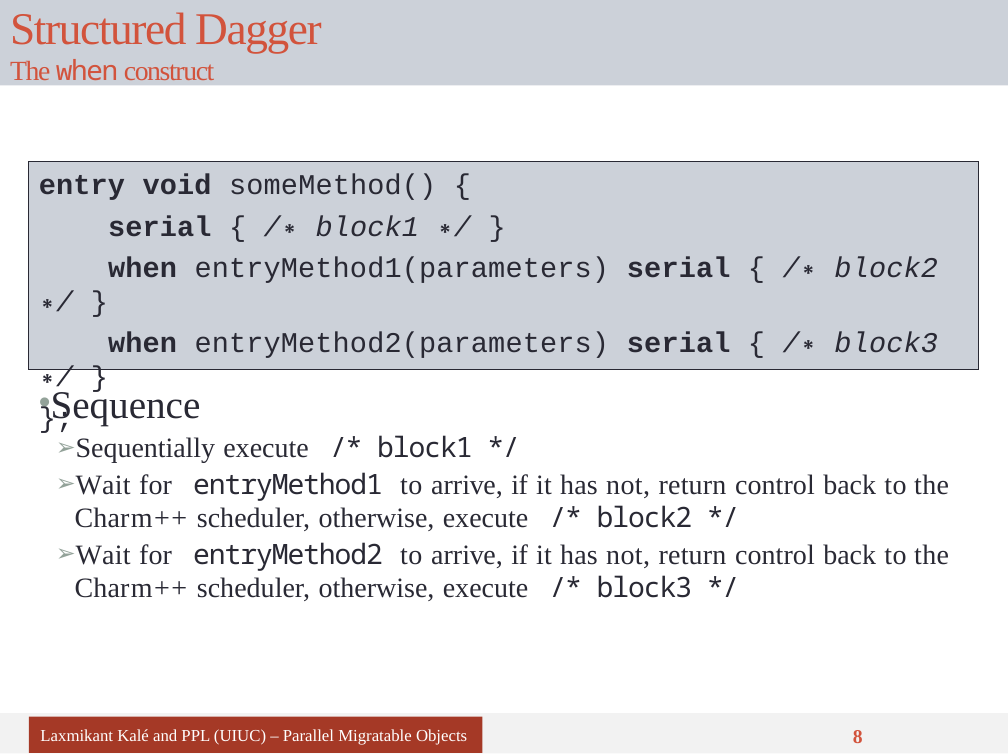
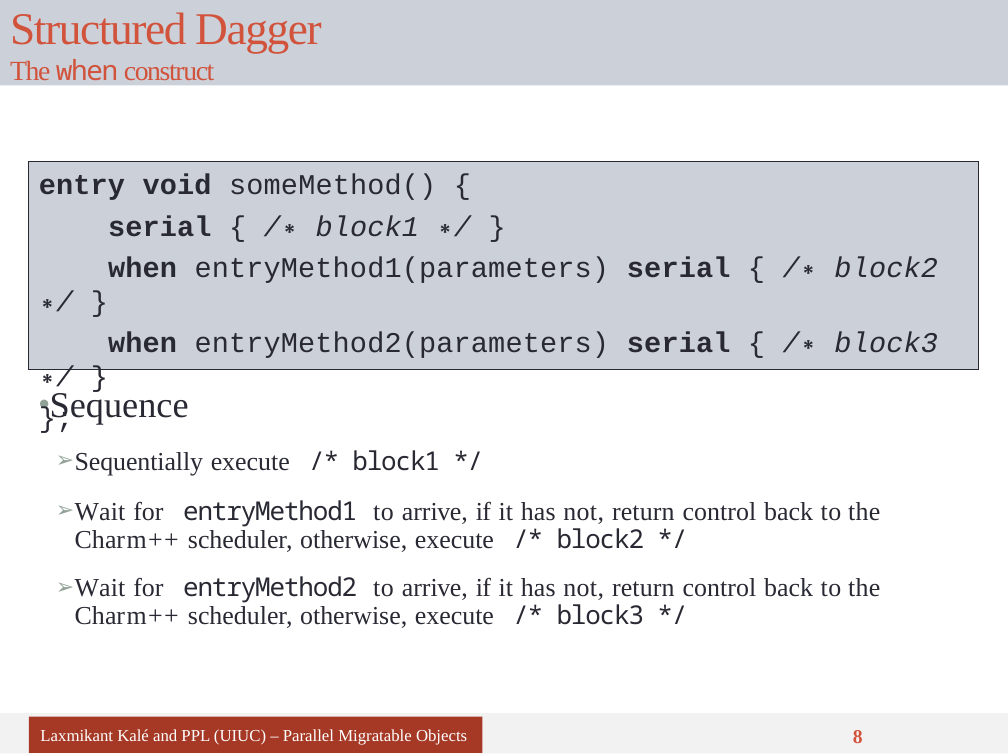
Before and after one commit to UIUC-PPL/charm_tutorial, a slide deck: slide 8 of tutorial-07-sdag.pptx. Drawn at 1008x756 pixels with LibreOffice and Linux fonts; fonts in the diff are those of the drawing. Boxes give left, top, right and bottom in pixels: in the first picture for what was removed or moved away, otherwise in the second. Text is boxed around its words. In the diff, an @@ line names an element or a change of style, - is before the commit and + after.

```diff
--- a/tutorial-07-sdag.pptx
+++ b/tutorial-07-sdag.pptx
@@ text "Sequence" at bbox=[50, 389, 880, 628]: size 28 to 25.9 pt in "Sequence"; size 20 to 18.5 pt; line spacing 1 to 0.9 @@
```
Also in this commit, not shown: 6 other slides changed.
